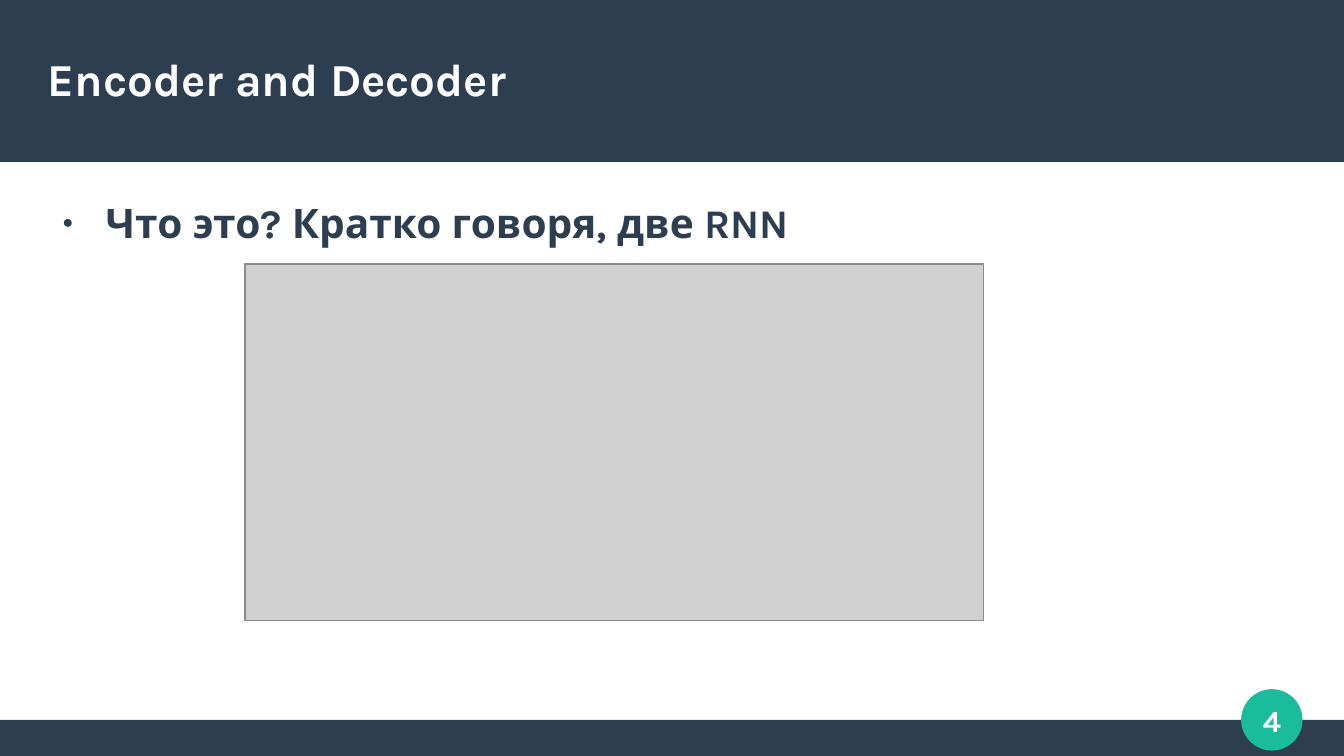
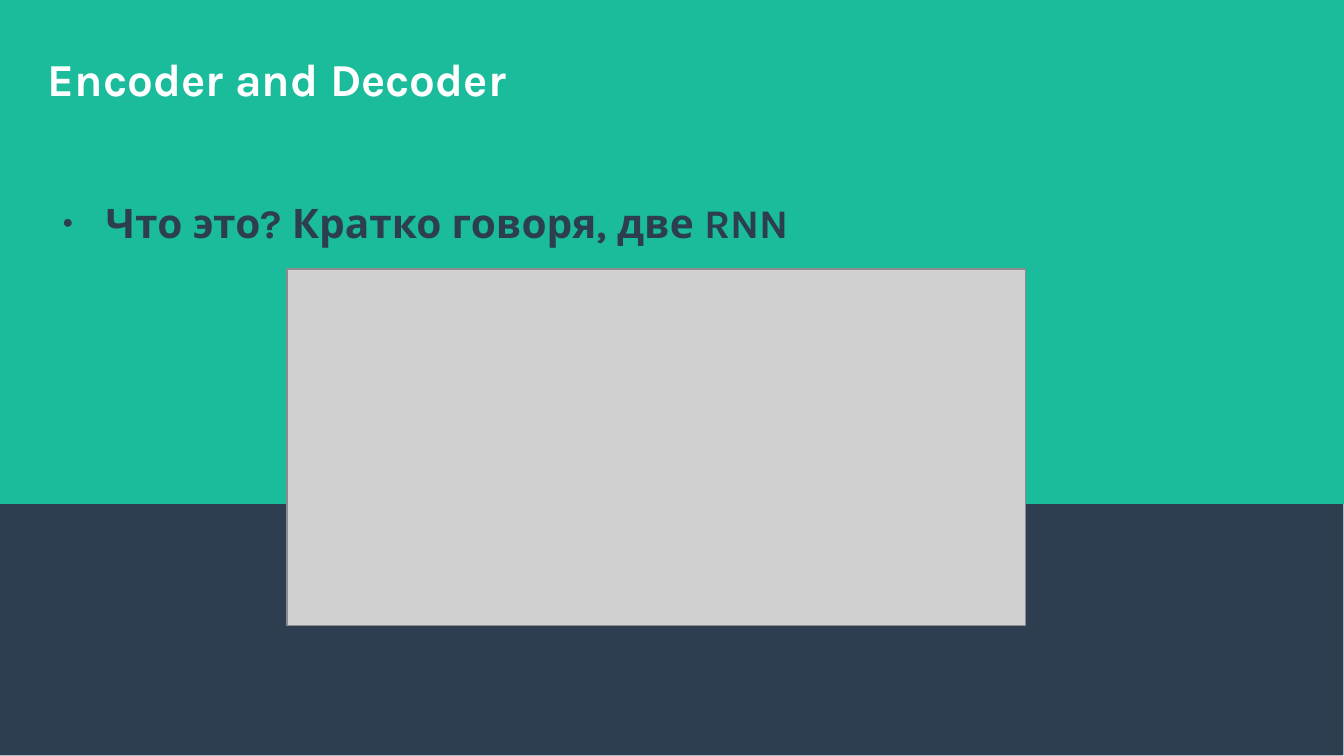
Before and after one commit to Zorinal/FilmBot, a slide deck: slide 12 of texts/Трансфомеры.pptx (slide 4 before the commit). Drawn at 1344x756 pixels with LibreOffice and Linux fonts; fonts in the diff are those of the drawing; grey boxes stand for pictures. Boxes give left, top, right and bottom in pixels: in the first picture for what was removed or moved away, otherwise in the second. Text is boxed around its words. In the diff, an @@ line names an element or a change of style, - is before the commit and + after.

```diff
--- a/texts/Трансфомеры.pptx
+++ b/texts/Трансфомеры.pptx
@@ rectangle: place and size @@
-rectangle at box(0, 0, 1344, 162)
+rectangle at box(0, 0, 1344, 756)
@@ rectangle added at box(0, 0, 1344, 504), fill #1ABC9C, outline #1ABC9C 0.85 pt @@
@@ picture: place and size @@
-picture at box(245, 265, 984, 622)
+picture at box(287, 270, 1026, 626)
@@ ellipse removed at box(1243, 690, 1303, 750) @@
@@ page number removed at box(1263, 712, 1281, 732) @@
-4
@@ rectangle removed at box(0, 721, 1344, 756) @@
```
Also in this commit, not shown: 5 other slides changed, 20 slides added, 1 slide removed.
